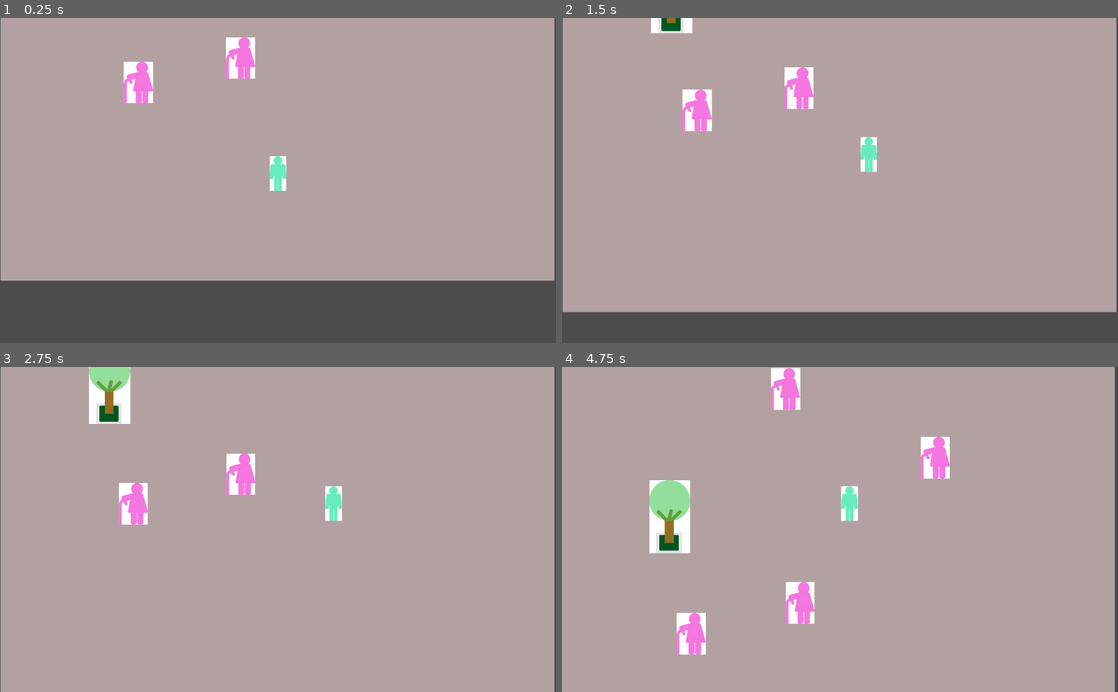
Above: before the commit, frames 1-4 (two rows, left to right).
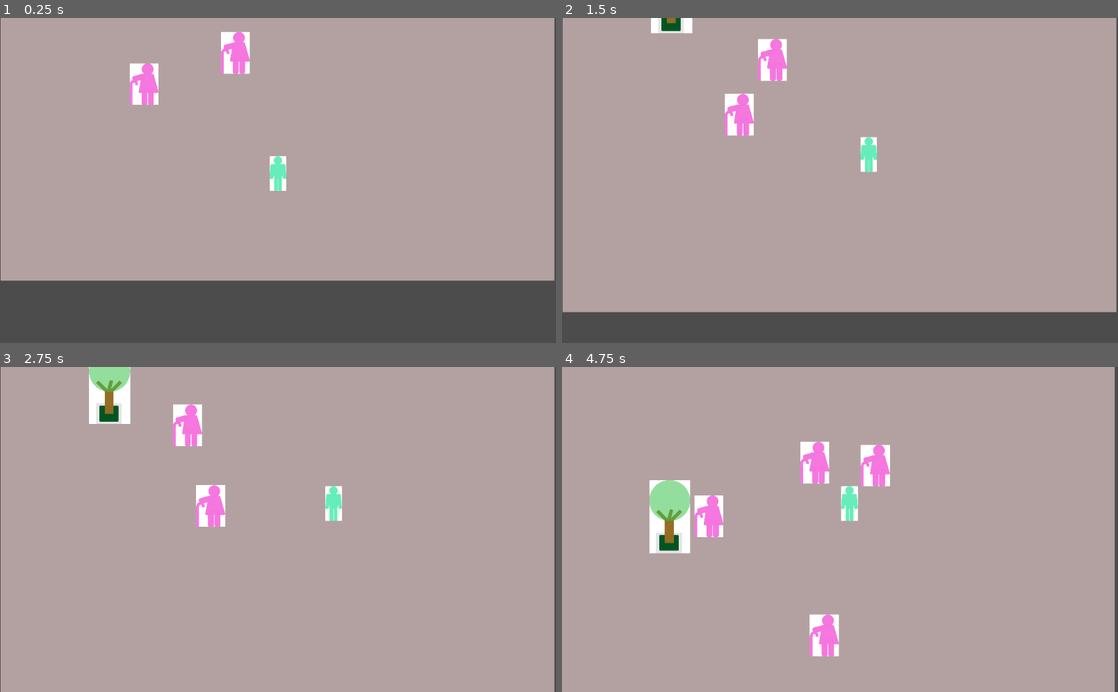
Above: after the commit, the same moments.

Repository: elcutta/XPEdGodot
Game: Godot game, scene res://Juego.tscn
The game is run twice, just before and just after one commit, with the same random seed, the same clock (stepped at 60 frames per second) and the same inputs.
Inputs:
- Up to frame 1 (0.25 s): no input
- Up to frame 2 (1.5 s): hold Right (ui_right) 0.53-1.28 s; hold Down (ui_down) from 1.28 s (still down)
- Up to frame 3 (2.75 s): release Down (ui_down) at 2.03 s; hold Right (ui_right) from 2.03 s (still down)
- Up to frame 4 (4.75 s): release Right (ui_right) at 2.78 s; hold Up (ui_up) 2.78-3.53 s; hold Left (ui_left) from 3.53 s (still down)

The runs differ from the first frame. In frame 1, 1.2% of the frame differs, in the area x 22-46%, y 4-27%; in frame 2, 2.7%; in frame 3, 2.7%; in frame 4, 5.4%, in the area x 20-70%, y 0-90%.

Commit message:
Mejora al movimiento errático de la ancianita
Ahora sigue una dirección fija (pero aleatoria), con leves cambios.

Diff:
--- a/ancianita.gd
+++ b/ancianita.gd
@@ -4,17 +4,22 @@
 # var a = 2
 # var b = "textvar"
 var VEL_CONSTANTE = 50
+var dir = Vector2()
 
 func _ready():
 	# Called when the node is added to the scene for the first time.
 	# Initialization here
-	pass
+	dir.x = randi() % 3 - 1
+	dir.y = randi() % 3 - 1
+
+	dir = dir.normalized()
 
 func _physics_process(delta):
-	var movimiento = Vector2()
-	movimiento.x = randi() % 3 - 1
-	movimiento.y = randi() % 3 - 1
+	var movimiento = dir
+	var variacion = Vector2()
+	variacion.x = randi() % 3 - 1
+	variacion.y = randi() % 3 - 1
 
-	movimiento = movimiento.normalized() * VEL_CONSTANTE
+	movimiento = movimiento * VEL_CONSTANTE + variacion * 10
 
 	move_and_slide(movimiento)
